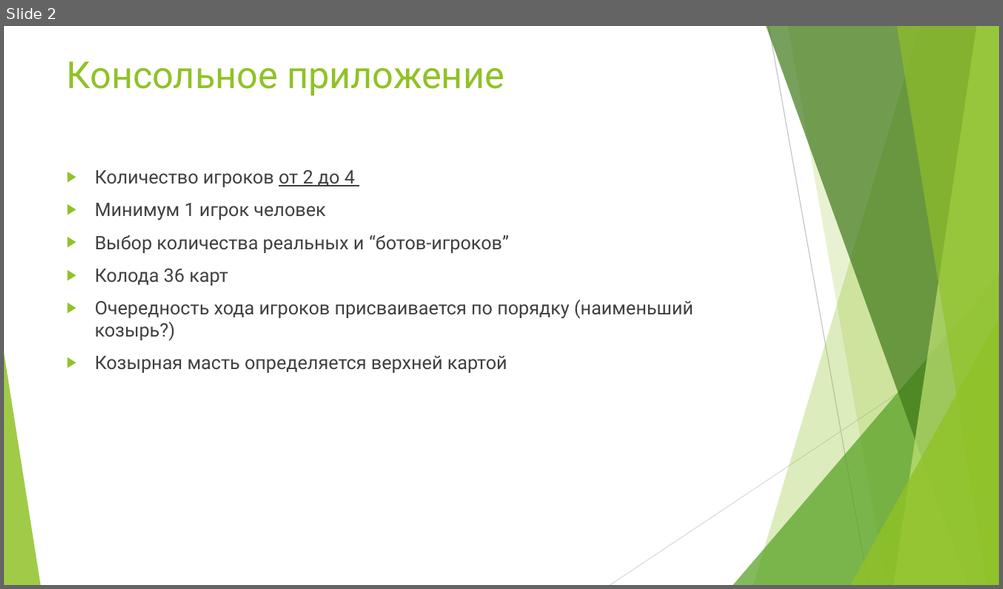
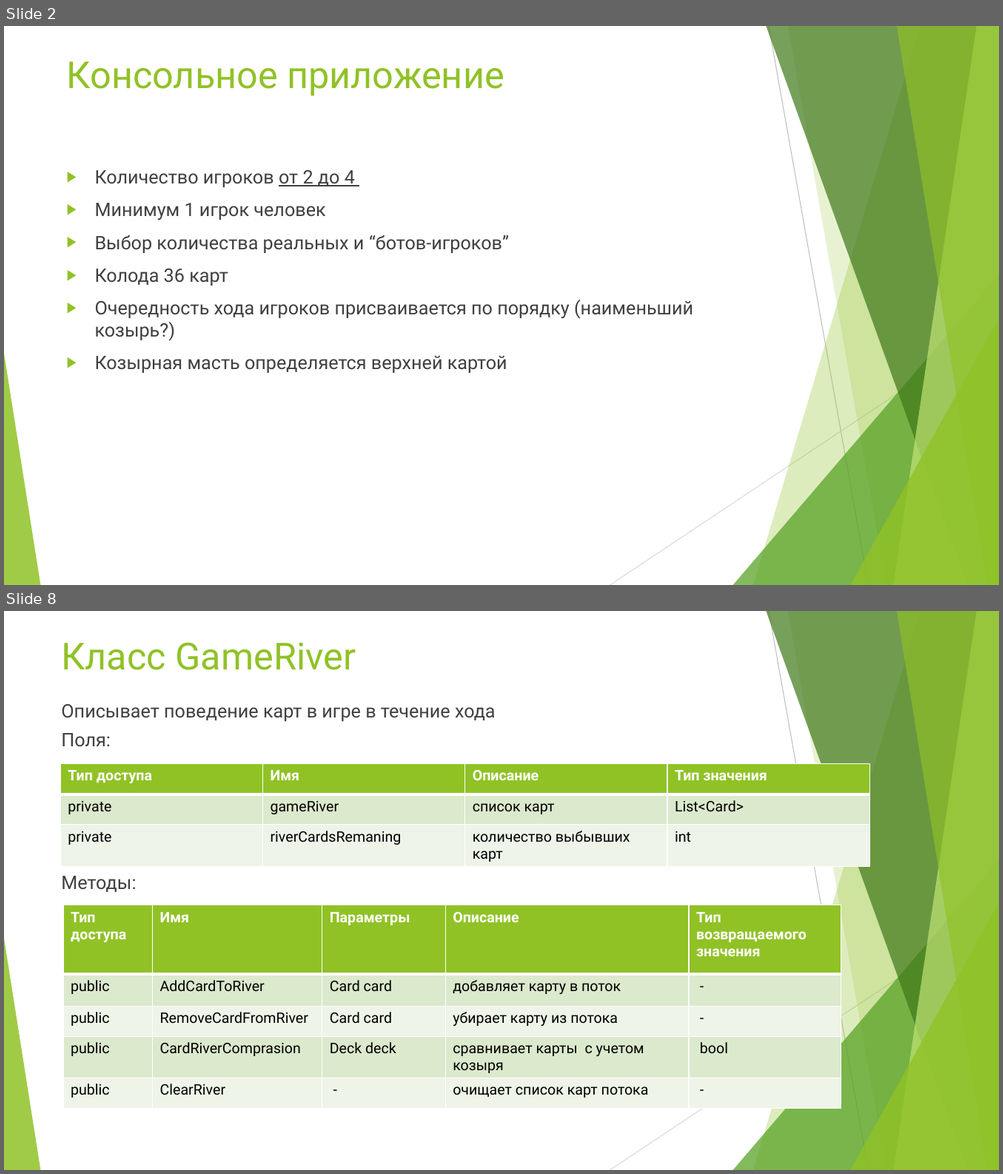
Before and after one commit to Stebusha/TheFool, a slide deck: Docs/Учебный проект по ООП.pptx. Shown one above the other, each under a label of ours: slide 2 before the commit, slides 2 and 8 after it; the slides between them are not shown. The pictures are 1003x589 and 1003x1174 pixels, drawn with LibreOffice and Linux fonts; fonts in the diff are those of the drawing. Boxes give left, top, right and bottom in pixels: in the first picture for what was removed or moved away, otherwise in the second. Text is boxed around its words. In the diff, an @@ line names an element or a change of style, - is before the commit and + after.

```diff
--- a/Docs/Учебный проект по ООП.pptx
+++ b/Docs/Учебный проект по ООП.pptx
@@ slide 8 added at [4, 611, 999, 1170], background #FFFFFF; not listed: 10 template elements that a slide beside it also shows @@
@@ title added at [61, 642, 356, 670], 36 pt, text #90C226 @@
+Класс GameRiver
@@ text added at [61, 704, 495, 892], 18 pt, text #404040 @@
+Описывает поведение карт в игре в течение хода
+Поля:
+Методы:
@@ table added at [61, 764, 870, 867], 3 rows, 4 columns @@
+Тип доступа | Имя | Описание | Тип значения
+private | gameRiver | список карт | List<Card>
+private | riverCardsRemaning | количество выбывших карт | int
@@ table added at [63, 906, 840, 1110], 5 rows, 5 columns @@
+Тип доступа | Имя | Параметры | Описание | Тип возвращаемого значения
+public | AddCardToRiver | Card card | добавляет карту в поток | -
+public | RemoveCardFromRiver | Card card | убирает карту из потока | -
+public | CardRiverComprasion | Deck deck | сравнивает карты с учетом козыря | bool
+public | ClearRiver | - | очищает список карт потока | -
```
Also in this commit, not shown: 5 slides changed, 8 other slides added, 3 slides removed, 2 other files.
